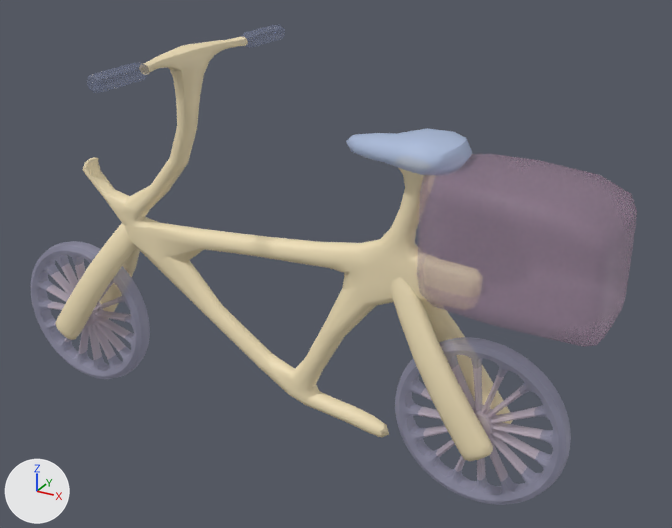
An edit to the FBX model Assets/Models/interactables/bikething.fbx, drawn before and after from the same camera.
Both versions are drawn from a 50 mm camera at (1.5, -2.46, 1.97) aimed at (0.09, 0.1, 0.69). The lights are fixed; the arrows at lower left show +X, +Y and +Z. Where no turn or scale is listed for an object, it has been applied to the vertices.
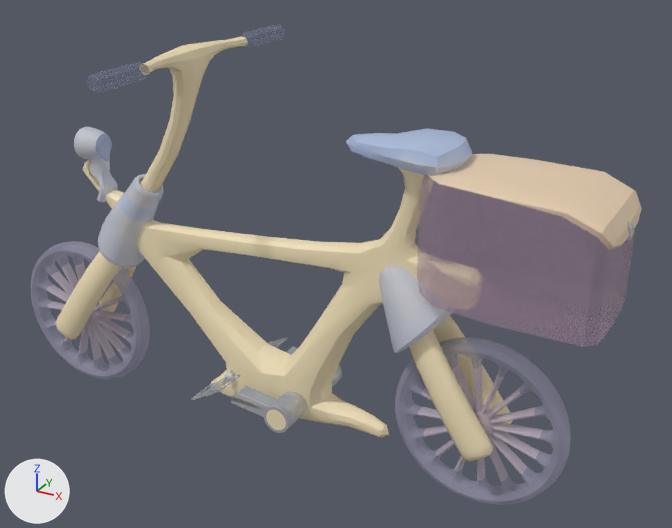
Location of each change, [x1, y1, x2, y2] in pixels of the pictures (672 x 528 px; the box of a moved part takes in the faces that stretch with it):
'Cube.002', reshaped: before [83, 36, 483, 438]; after [74, 36, 483, 438]
'Cube.004', added: after [427, 154, 642, 250]
'Cylinder.040', added: after [191, 337, 342, 433]
part 1 of me_cube_005, added: after [98, 174, 164, 268]
part 2 of me_cube_005, added: after [379, 265, 456, 353]
part 3 of me_cube_005, built on: before [104, 76, 204, 221]; after [74, 76, 203, 207]
part 4 of me_cube_005, moved or reshaped: before [128, 234, 393, 432]; after [137, 236, 383, 433]

The edits, one by one:
me_cube_005 is used by ob_cube_002; location (0.0, 0.0, 0.0).
me_cube_005 had 1039 vertices, 1030 faces and spanned x -0.91..1.05, y -0.49..0.49, z 0.13..1.41.
me_cube_005 now has 2201 vertices, 2188 faces and spans x -0.91..0.65, y -0.49..0.49, z 0.11..1.41.
me_cube_005 part 1: a new loose piece of 602 vertices spanning x -0.85..-0.57, y -0.1..0.1, z 0.56..0.92, in mat_material_001.
me_cube_005 part 2: a new loose piece of 218 vertices spanning x 0.31..0.58, y -0.14..0.14, z 0.5..0.81, in mat_material_001.
me_cube_005 part 3: 62 vertices moved from x -0.81..-0.38, y -0.05..0.05, z 0.79..1.24 to x -0.81..-0.39, y -0.05..0.05, z 0.79..1.25; 410 vertices added at x -0.9..-0.79, y -0.06..0.06, z 0.8..1.07.
me_cube_005 part 4: 109 vertices moved from x -0.58..0.3, y -0.04..0.04, z 0.15..0.67 to x -0.59..0.31, y -0.08..0.08, z 0.12..0.68; 8 vertices removed from x -0.15..-0.02, y -0.03..0.03, z 0.21..0.29; 70 vertices added at x -0.37..-0.02, y -0.07..0.07, z 0.11..0.29.
Mesh me_cube_005_1 is new.
It has 157 vertices, 155 faces and spans x 0.467..1.07, y -0.2..0.2, z 0.745..1.144.
It uses material mat_material_001.
Mesh me_cylinder_001 is new.
It has 869 vertices, 697 faces and spans x -0.321..0.07, y -0.218..0.218, z 0.158..0.286.
It uses material mat_material_001.
Object 'Cube.004' (ob_cube_004) is new; it shows me_cube_005_1.
Its location is (0.0, 0.0, 0.0).
Object 'Cylinder.040' (ob_cylinder_040) is new; it shows me_cylinder_001.
Its location is (0.0, 0.0, 0.0).
